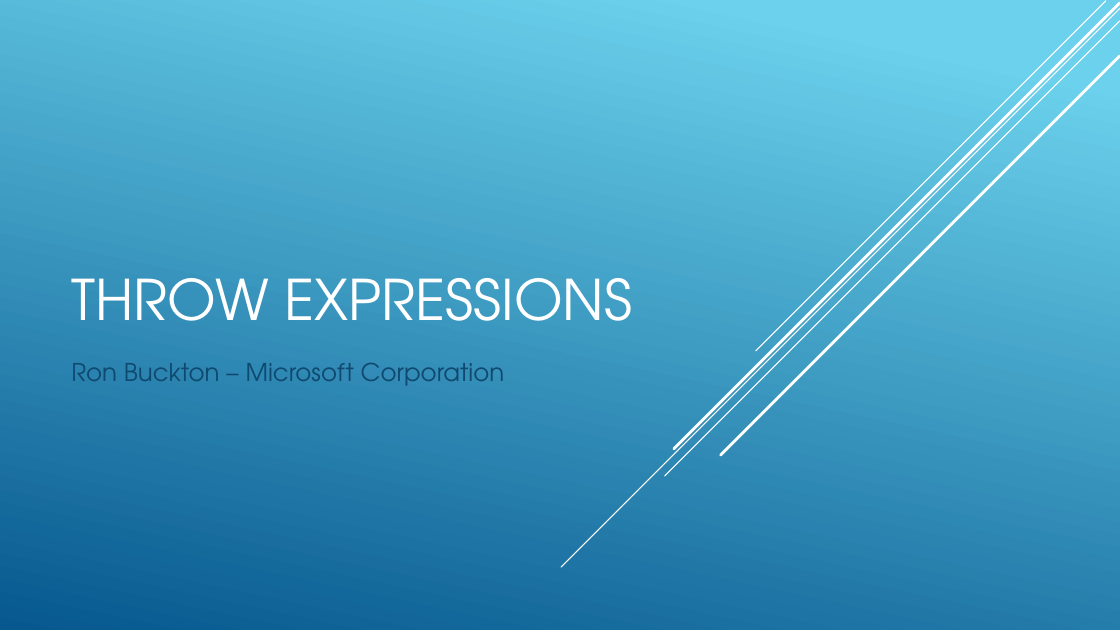
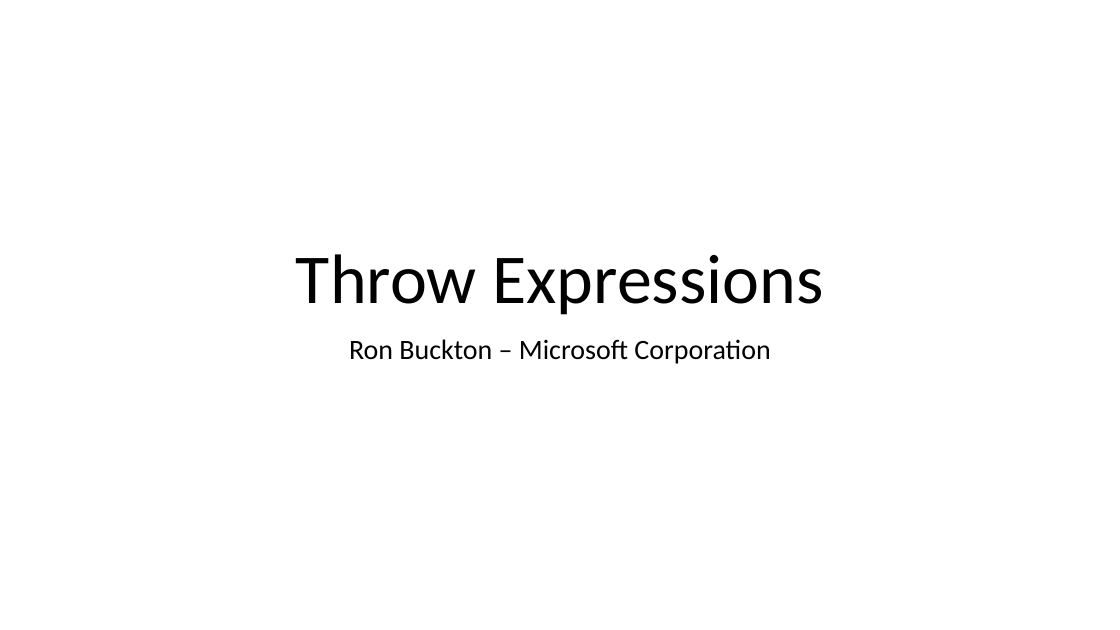
Before and after one commit to tc39/proposal-throw-expressions, a slide deck: slide 1 of docs/ThrowExpressions-tc39.pptx. Drawn at 1120x630 pixels with LibreOffice and Linux fonts; fonts in the diff are those of the drawing. Boxes give left, top, right and bottom in pixels: in the first picture for what was removed or moved away, otherwise in the second. Text is boxed around its words. In the diff, an @@ line names an element or a change of style, - is before the commit and + after.

```diff
--- a/docs/ThrowExpressions-tc39.pptx
+++ b/docs/ThrowExpressions-tc39.pptx
@@ background gradient #6ED2EB to #06588E to #FFFFFF @@
@@ line removed from (1120, 8) to (561, 567) @@
@@ line removed from (1120, 21) to (665, 476) @@
@@ line removed from (1120, 3) to (674, 449) @@
@@ line removed from (1106, 1) to (756, 351) @@
@@ line removed from (1120, 56) to (721, 455) @@
@@ title at [296,254,824,315]: text changed; size 48 to 60 pt; font TeX Gyre Adventor to Calibri; text colour #FFFFFF to #000000 @@
-THROW EXPRESSIONS
+Throw Expressions
@@ subtitle "Ron Buckton – Microsoft Corporation": place and size @@
-subtitle "Ron Buckton – Microsoft Corporation" at [71,363,505,386]
+subtitle "Ron Buckton – Microsoft Corporation" at [349,339,770,364]
@@ subtitle "Ron Buckton – Microsoft Corporation" at [349,339,770,364]: size 21 to 24 pt, font TeX Gyre Adventor to Calibri, text colour #0F496F to #000000; alignment left to centre; line spacing 1 to 0.9 @@
```
Also in this commit, not shown: 5 other slides changed, 1 slide added, 3 other files.
